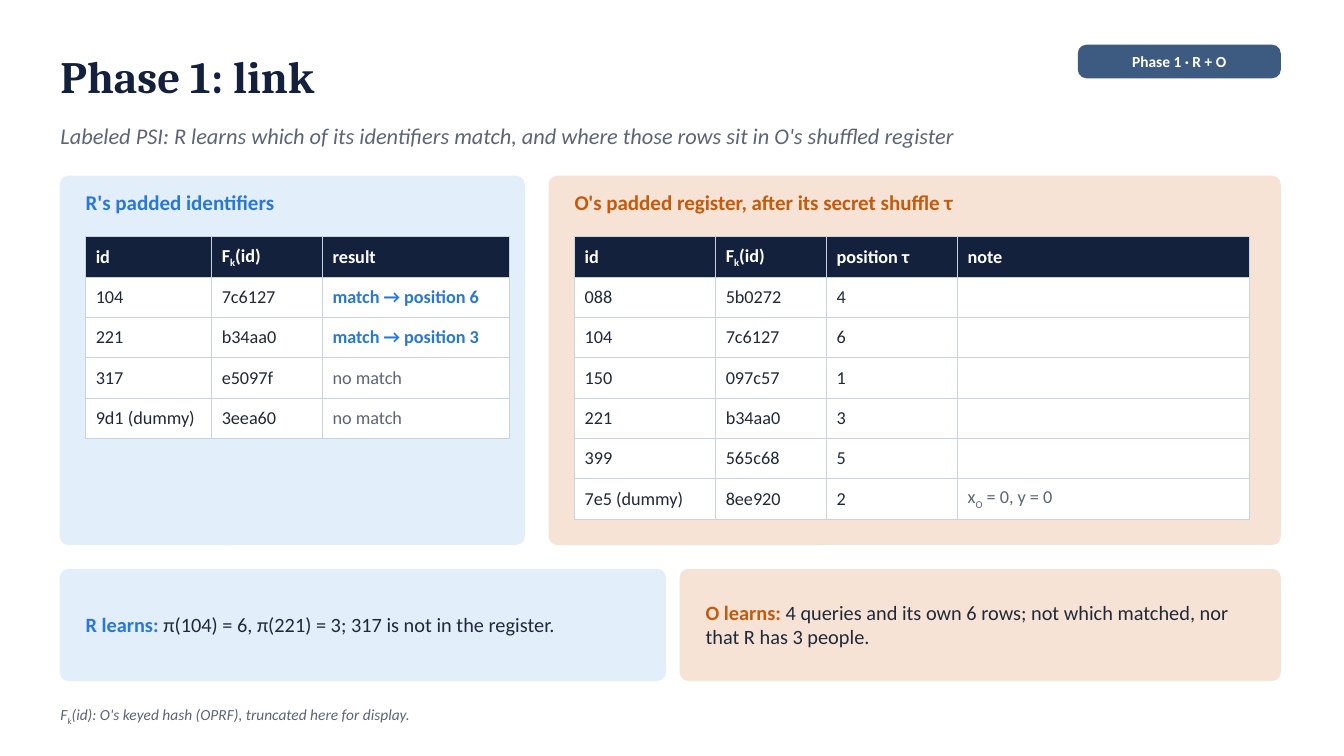
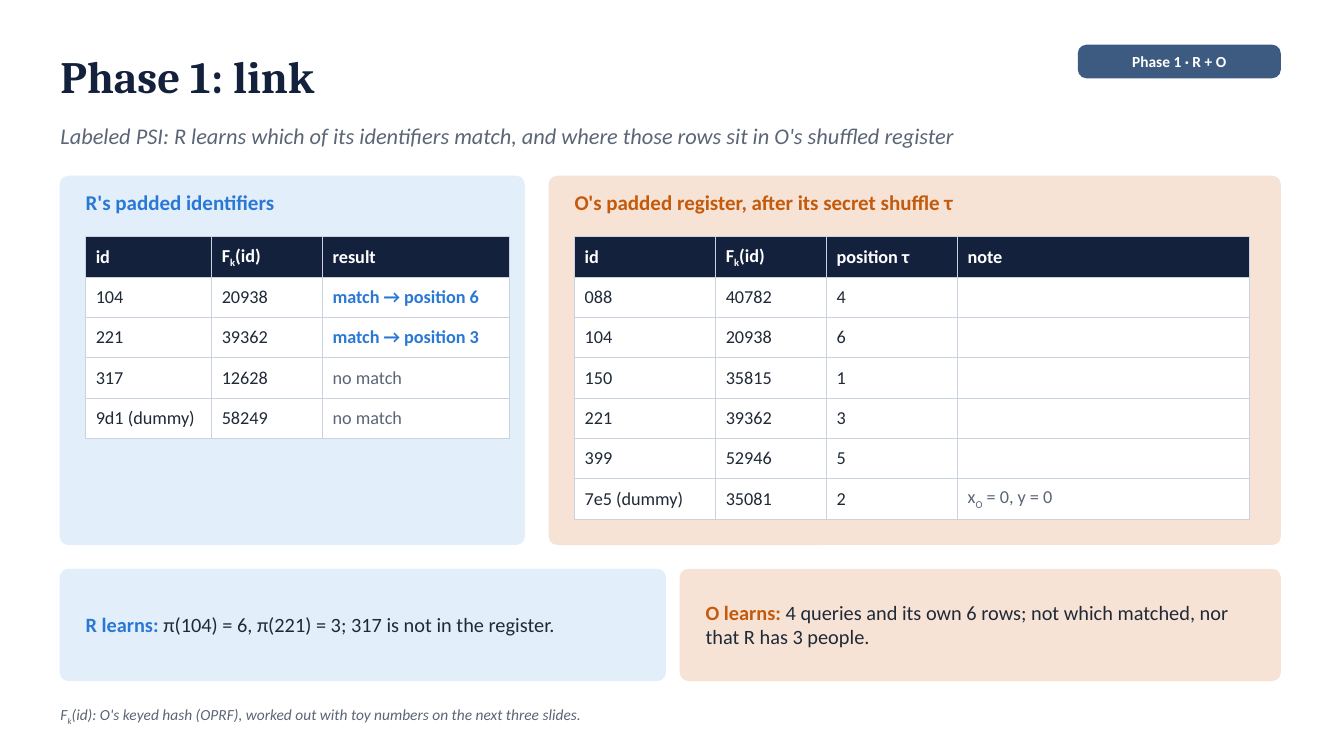
Before and after one commit to shukabh/VerticalFederatedRegression, a slide deck: slide 6 of slides/vfl_toy_example.pptx. Drawn at 1344x756 pixels with LibreOffice and Linux fonts; fonts in the diff are those of the drawing. Boxes give left, top, right and bottom in pixels: in the first picture for what was removed or moved away, otherwise in the second. Text is boxed around its words. In the diff, an @@ line names an element or a change of style, - is before the commit and + after.

```diff
--- a/slides/vfl_toy_example.pptx
+++ b/slides/vfl_toy_example.pptx
@@ table at (x1=86, y1=237, x2=509, y2=431) @@
-row 2, column 2: 7c6127
+row 2, column 2: 20938
-row 3, column 2: b34aa0
+row 3, column 2: 39362
-row 4, column 2: e5097f
+row 4, column 2: 12628
-row 5, column 2: 3eea60
+row 5, column 2: 58249
@@ table at (x1=575, y1=237, x2=1250, y2=512) @@
-row 2, column 2: 5b0272
+row 2, column 2: 40782
-row 3, column 2: 7c6127
+row 3, column 2: 20938
-row 4, column 2: 097c57
+row 4, column 2: 35815
-row 5, column 2: b34aa0
+row 5, column 2: 39362
-row 6, column 2: 565c68
+row 6, column 2: 52946
-row 7, column 2: 8ee920
+row 7, column 2: 35081
@@ text at (x1=72, y1=709, x2=581, y2=723): text changed @@
-Fk(id): O's keyed hash (OPRF), truncated here for display.
+Fk(id): O's keyed hash (OPRF), worked out with toy numbers on the next three slides.
```
Also in this commit, not shown: 3 slides added, 4 other files.
